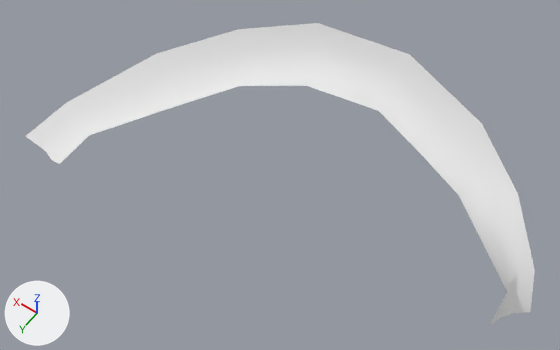
Renders of the OBJ model data/mesh/Utah/Uth_Eyelash_Up_MshShape.obj from each side of a commit.
Camera for both pictures: a 50 mm camera at (1.82, -8.89, 176.6) aimed at (3.61, -11.4, 172.66). Arrows for +X, +Y and +Z are at lower left; the lights stay in place. Where no turn or scale is listed for an object, it has been applied to the vertices.

In view in the first picture: 'Uth_Eyelash_Up_MshShape'.
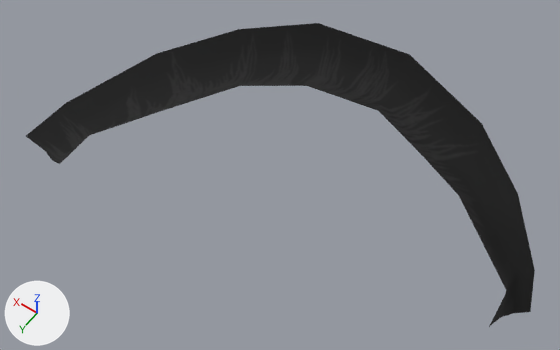
Scene script edits in JSON lines:
```json
{"op": "add", "block": "img_eyelashes001_diffuse_dds", "code": ["img_eyelashes001_diffuse_dds = load_image('Eyelashes001_Diffuse.dds', 'Eyelashes001_Diffuse.dds', 512, 512, 'sRGB')"]}
{"op": "remove", "block": "mat_chrutah_mesh_eyelashes_sg", "code": "mat_chrutah_mesh_eyelashes_sg.base_color = (0.8, 0.8, 0.8)  # white #e7e7e7"}
{"op": "add", "block": "mat_chrutah_mesh_eyelashes_sg", "code": "mat_chrutah_mesh_eyelashes_sg.texture = img_eyelashes001_diffuse_dds"}
{"op": "set", "path": "mat_chrutah_mesh_eyelashes_sg.roughness", "old": "1.0", "new": "0.866"}
```

Where the change shows, as pixel boxes [x1, y1, x2, y2] in the pictures (560 x 350 px):
```json
{"object": "Uth_Eyelash_Up_MshShape", "change": "surface changed", "before": [26, 23, 535, 327], "after": [26, 23, 535, 327], "on screen": "white to black"}
```
